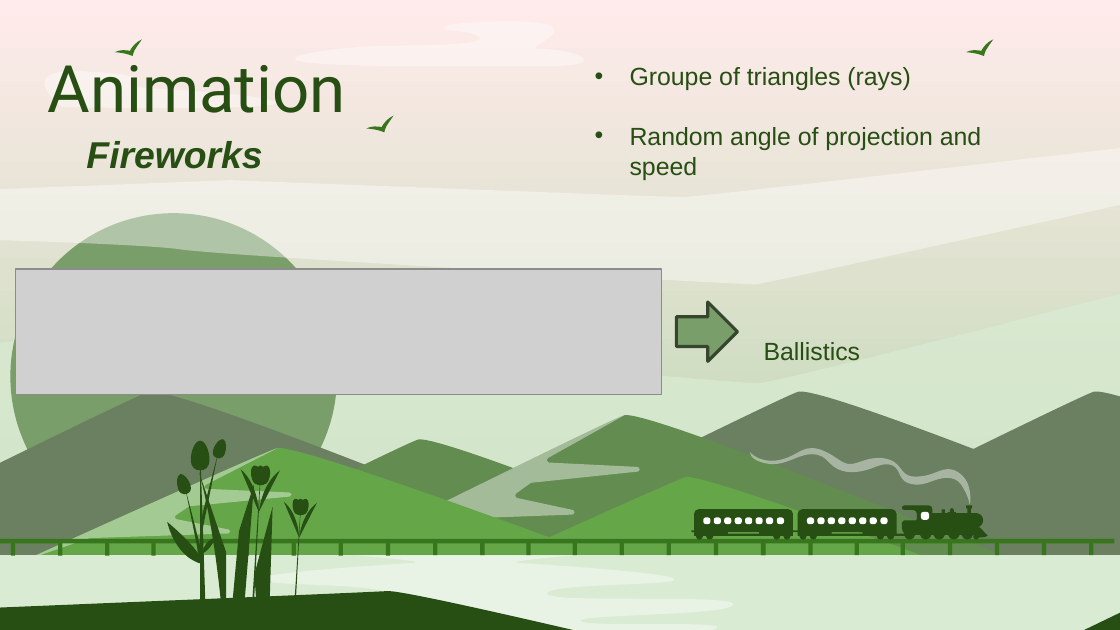
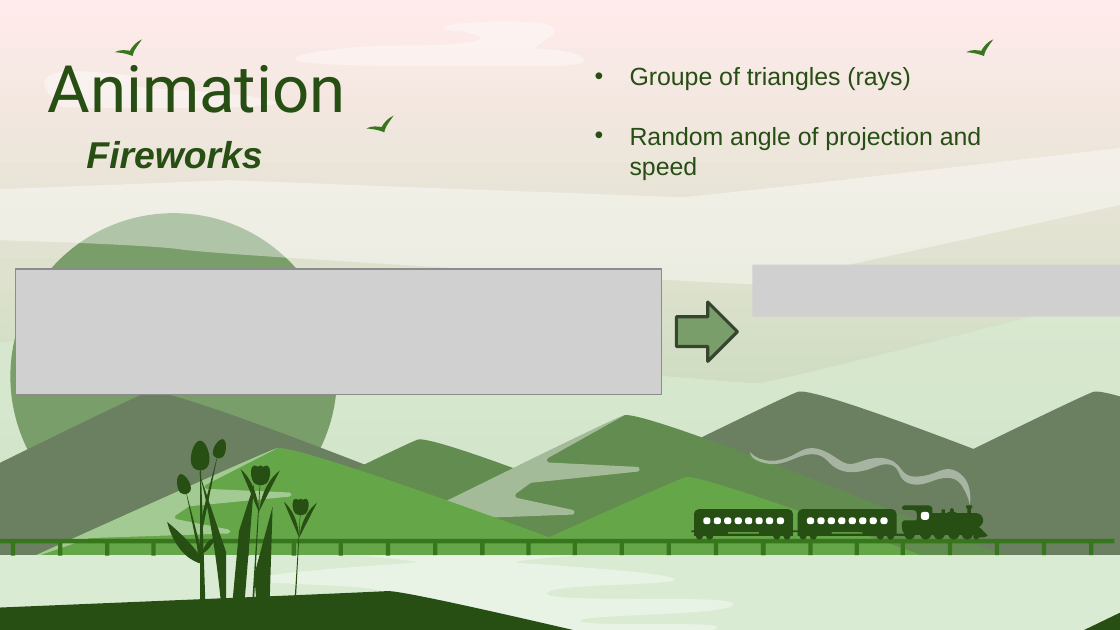
Before and after one commit to Smoother19/MusicAnimation, a slide deck: slide 13 of docs/presentation/PresProto.pptx (slide 12 before the commit). Drawn at 1120x630 pixels with LibreOffice and Linux fonts; fonts in the diff are those of the drawing; grey boxes stand for pictures. Boxes give left, top, right and bottom in pixels: in the first picture for what was removed or moved away, otherwise in the second. Text is boxed around its words. In the diff, an @@ line names an element or a change of style, - is before the commit and + after.

```diff
--- a/docs/presentation/PresProto.pptx
+++ b/docs/presentation/PresProto.pptx
@@ picture added at bbox=[753, 264, 1120, 316] @@
@@ text removed at bbox=[764, 342, 860, 361] @@
-Ballistics
```
Also in this commit, not shown: 3 other slides changed, 1 slide added.
